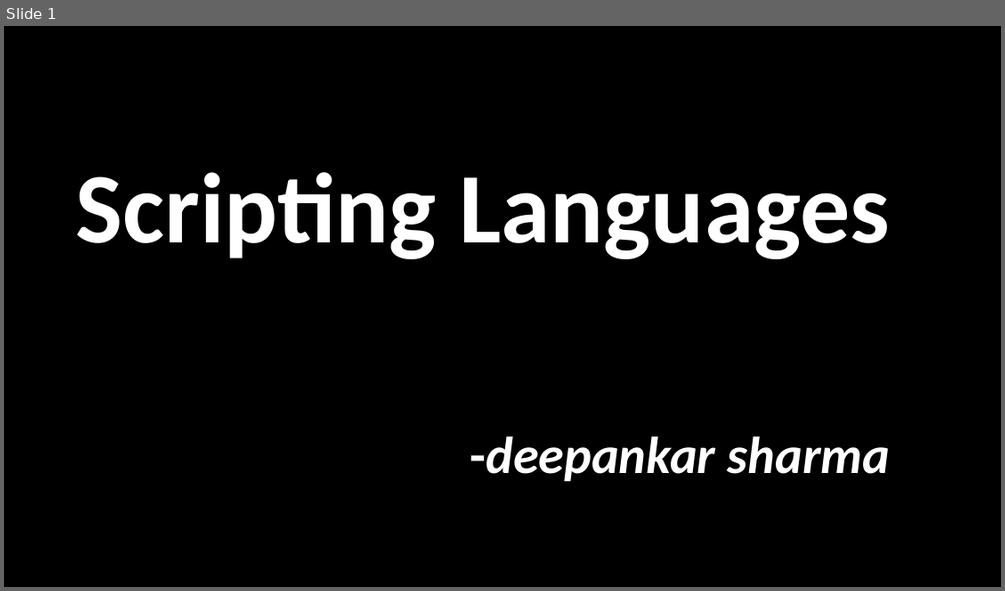
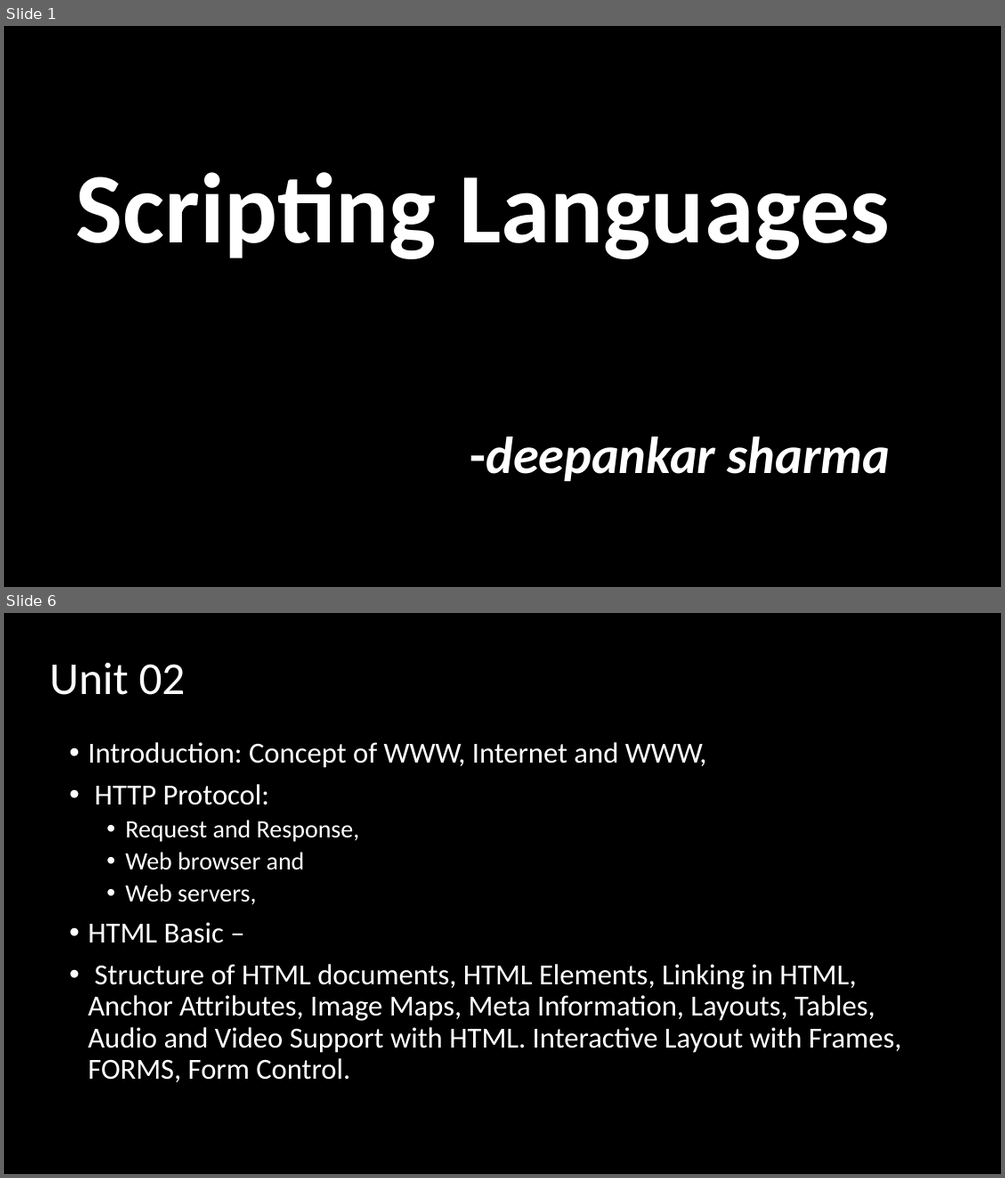
Before and after one commit to ideepankarsharma2003/BCA, a slide deck: TBC 602 Scripting Languages/Scripting Languages.pptx. Shown one above the other, each under a label of ours: slide 1 before the commit, slides 1 and 6 after it; the slides between them are not shown. The pictures are 1005x591 and 1005x1178 pixels, drawn with LibreOffice and Linux fonts; fonts in the diff are those of the drawing. Boxes give left, top, right and bottom in pixels: in the first picture for what was removed or moved away, otherwise in the second. Text is boxed around its words. In the diff, an @@ line names an element or a change of style, - is before the commit and + after.

```diff
--- a/TBC 602 Scripting Languages/Scripting Languages.pptx
+++ b/TBC 602 Scripting Languages/Scripting Languages.pptx
@@ slide 6 added at [4,613,1001,1174], background #000000 @@
@@ title added at [49,662,186,695], 44 pt, text #FFFFFF @@
+Unit 02
@@ text added at [88,742,902,1082], 28 pt, text #FFFFFF @@
+• Introduction: Concept of WWW, Internet and WWW,
+• HTTP Protocol:
+  • Request and Response,
+  • Web browser and
+  • Web servers,
+• HTML Basic –
+• Structure of HTML documents, HTML Elements, Linking in HTML, Anchor Attributes, Image Maps, Meta Information, Layouts, Tables, Audio and Video Support with HTML. Interactive Layout with Frames, FORMS, Form Control.
```
Also in this commit, not shown: 33 other slides added, 13 other files.
